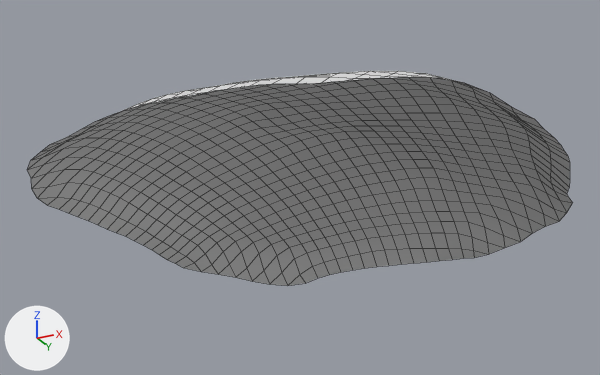
One commit to the FBX model Assets/Models/VFX meshes/Plants/Model_VFX_GroundMound_Movement.fbx: the scene before it, then after it.
Camera for both pictures: a 50 mm lens placed at (1.261, -2.621, -1.143), pointed at (-0.021, -0.056, 0.011). Every picture has the same lights, and +X, +Y and +Z are marked at lower left. Mesh edges are drawn as thin lines.
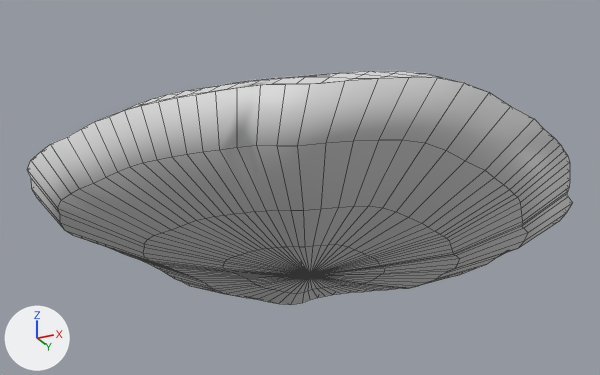
Edits to the bpy script that builds the scene:
```text
Change me_plane_003:
    used by ob_plane_002; location = (0.0, 0.0, 0.0)
    remove me_plane_003.from_pydata(...)  # 772 vertices, 743 faces; spans x -0.89..0.94, y -0.93..0.89, z -0.08..0.29
    add me_plane_003.from_pydata(...)  # 1034 vertices, 1091 faces; spans x -0.89..0.94, y -0.93..0.89, z -0.31..0.29
    me_plane_003 part 1
    247 vertices are added at x -0.79..0.78, y -0.82..0.73, z -0.31..-0.14
    8 new vertices lie (0.0, 0.04, 0.0) away from vertices in x -0.52..0.53, y -0.29..0.09, z -0.28..-0.25
    7 new vertices lie (0.0, 0.05, 0.0) away from vertices in x -0.79..0.77, y -0.41..0.27, z -0.19..-0.15
    348 new faces join them
```

Pixel boxes [x1, y1, x2, y2] of what changed, in the pictures (600 x 375 px):
'Plane.002', reshaped (9% taller): before [27, 71, 573, 286]; after [27, 71, 573, 305]
part 1 of me_plane_003, added: after [27, 77, 573, 305]
